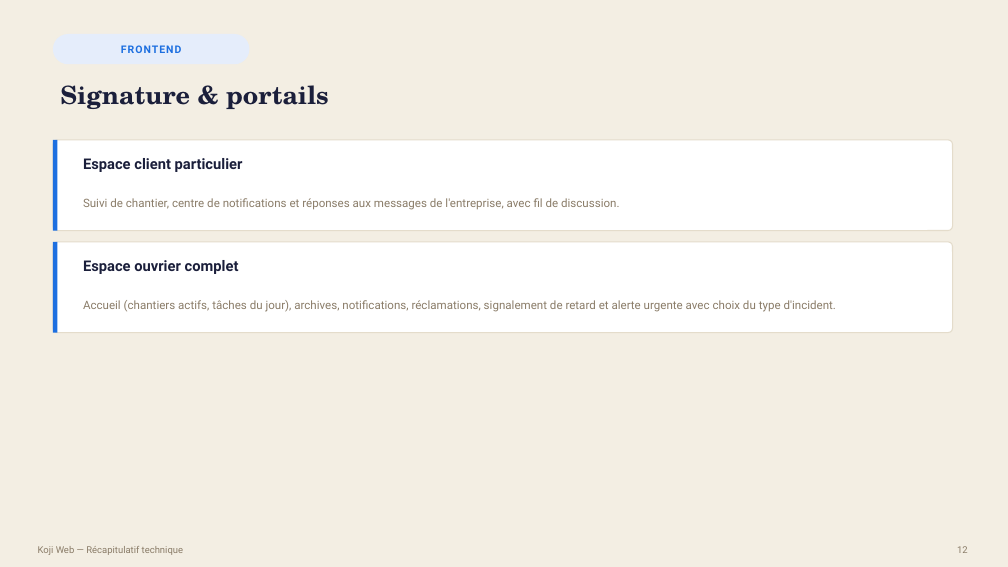
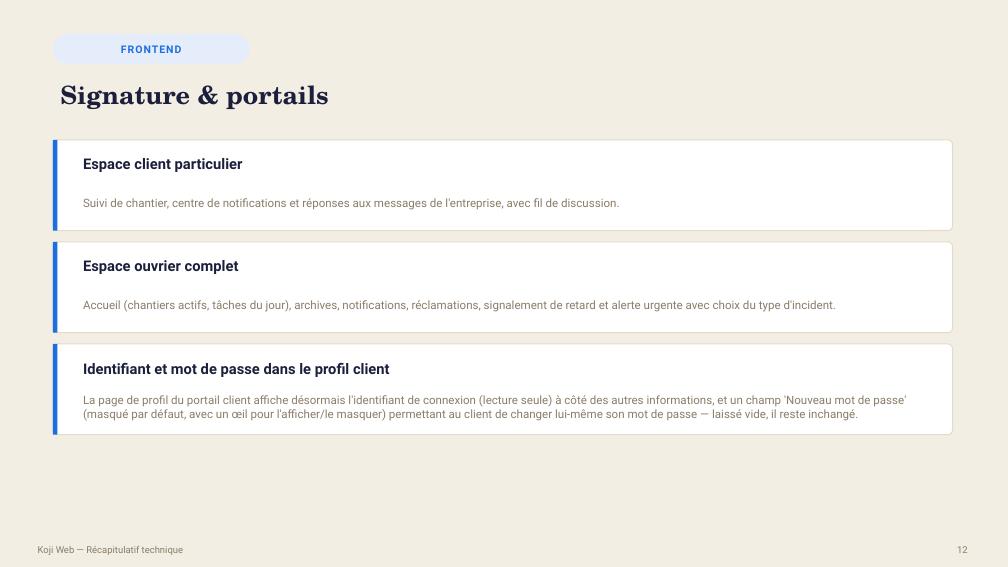
Before and after one commit to bouhouchimira-prog/web-app-Koji, a slide deck: slide 12 of docs/manager-recap/Recap-Koji-Manager.pptx. Drawn at 1008x567 pixels with LibreOffice and Linux fonts; fonts in the diff are those of the drawing. Boxes give left, top, right and bottom in pixels: in the first picture for what was removed or moved away, otherwise in the second. Text is boxed around its words. In the diff, an @@ line names an element or a change of style, - is before the commit and + after.

```diff
--- a/docs/manager-recap/Recap-Koji-Manager.pptx
+++ b/docs/manager-recap/Recap-Koji-Manager.pptx
@@ rounded rectangle added at (53, 344, 953, 435), fill #FFFFFF, outline #E4DCCB 1 pt @@
@@ rectangle added at (53, 344, 57, 435), fill #1D6FE0 @@
@@ text added at (83, 363, 390, 377), 14 pt, text #1B1F3B, bold @@
+Identifiant et mot de passe dans le profil client
@@ text added at (83, 395, 906, 421), 11 pt, text #8A7C68 @@
+La page de profil du portail client affiche désormais l'identifiant de connexion (lecture seule) à côté des autres informations, et un champ 'Nouveau mot de passe' (masqué par défaut, avec un œil pour l'afficher/le masquer) permettant au client de changer lui-même son mot de passe — laissé vide, il reste inchangé.
```
Also in this commit, not shown: 30 other slides changed, 1 slide added, 5 other files.
